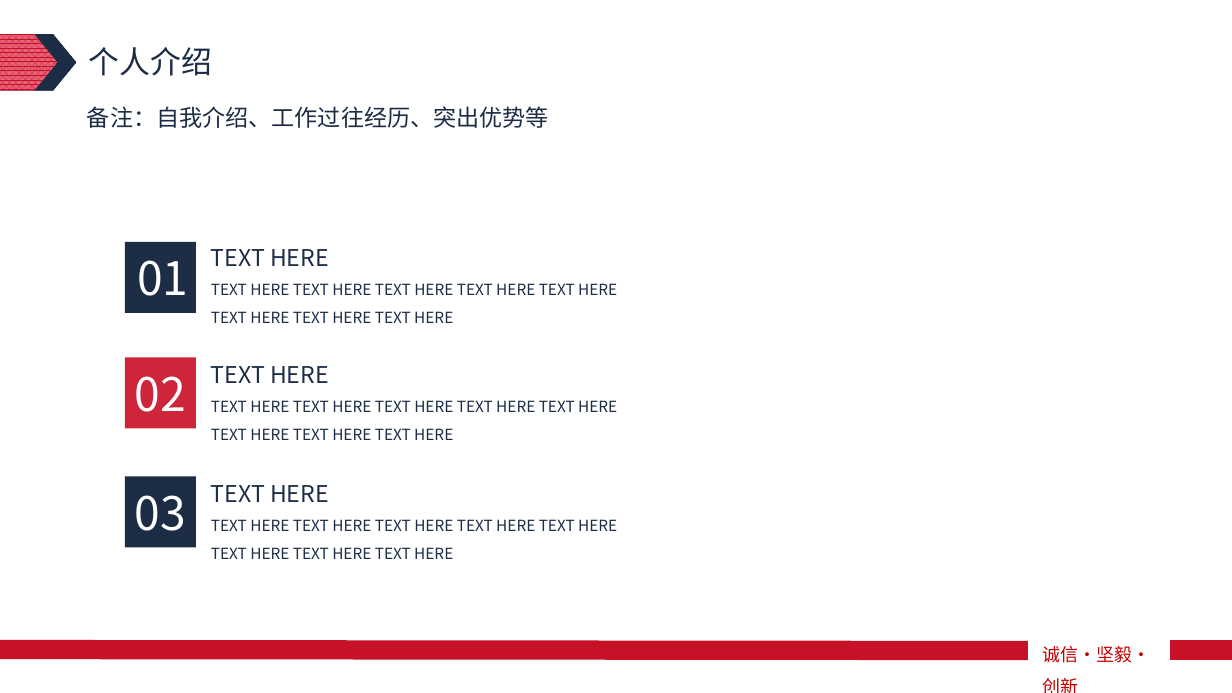
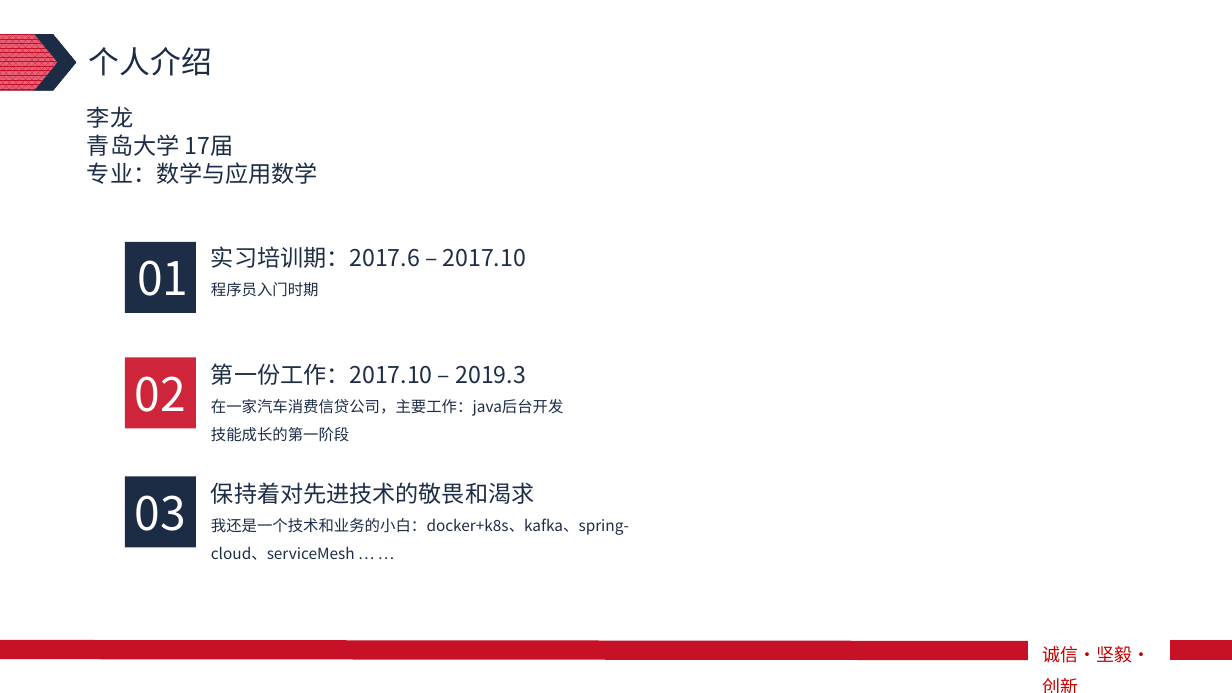
Before and after one commit to Algebrafly/aspect_demo, a slide deck: slide 3 of doc/述职/2019年转正述职报告模板.pptx. Drawn at 1232x693 pixels with LibreOffice and Linux fonts; fonts in the diff are those of the drawing. Boxes give left, top, right and bottom in pixels: in the first picture for what was removed or moved away, otherwise in the second. Text is boxed around its words. In the diff, an @@ line names an element or a change of style, - is before the commit and + after.

```diff
--- a/doc/述职/2019年转正述职报告模板.pptx
+++ b/doc/述职/2019年转正述职报告模板.pptx
@@ text at [87,106,318,184]: text changed @@
-备注：自我介绍、工作过往经历、突出优势等
+李龙
+青岛大学 17届
+专业：数学与应用数学
@@ text at [211,246,526,297]: text changed; size 12 to 18 pt @@
-TEXT HERE
-TEXT HERE TEXT HERE TEXT HERE TEXT HERE TEXT HERE
-TEXT HERE TEXT HERE TEXT HERE
+实习培训期：2017.6 – 2017.10
+程序员入门时期
@@ text at [211,363,564,442]: text changed @@
-TEXT HERE
-TEXT HERE TEXT HERE TEXT HERE TEXT HERE TEXT HERE
-TEXT HERE TEXT HERE TEXT HERE
+第一份工作：2017.10 – 2019.3
+在一家汽车消费信贷公司，主要工作：java后台开发
+技能成长的第一阶段
@@ text at [211,482,629,560]: text changed @@
-TEXT HERE
-TEXT HERE TEXT HERE TEXT HERE TEXT HERE TEXT HERE
-TEXT HERE TEXT HERE TEXT HERE
+保持着对先进技术的敬畏和渴求
+我还是一个技术和业务的小白：docker+k8s、kafka、spring-cloud、serviceMesh … …
```
Also in this commit, not shown: 7 slides added, 4 slides removed, 1 other file.
